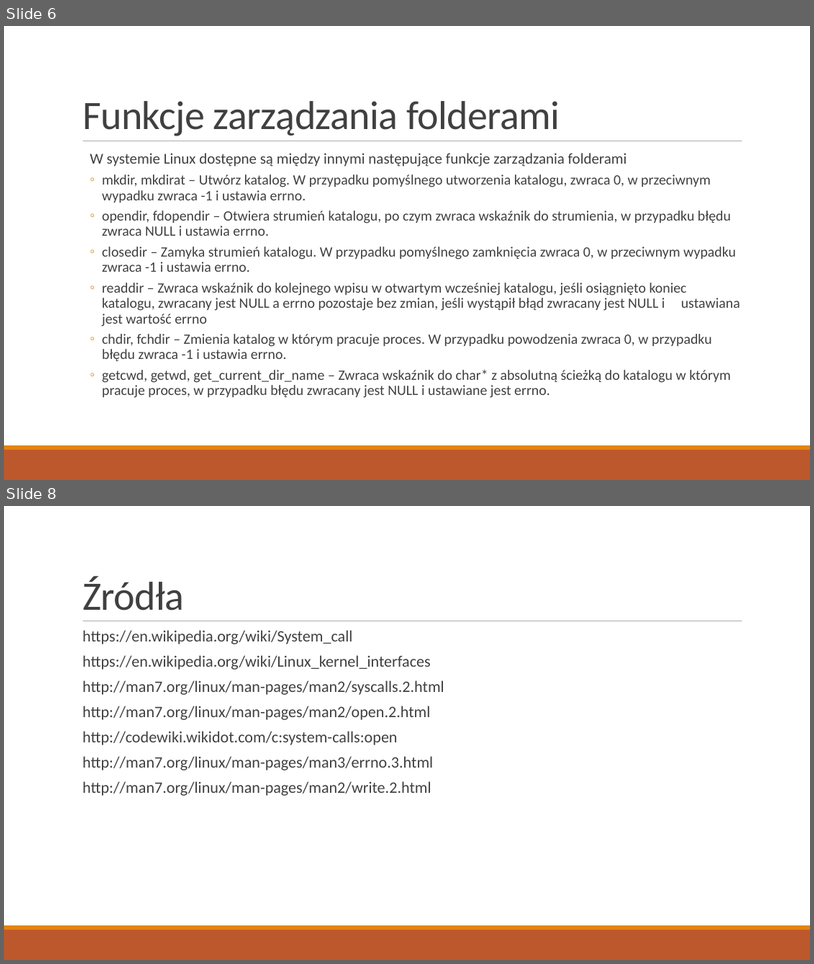
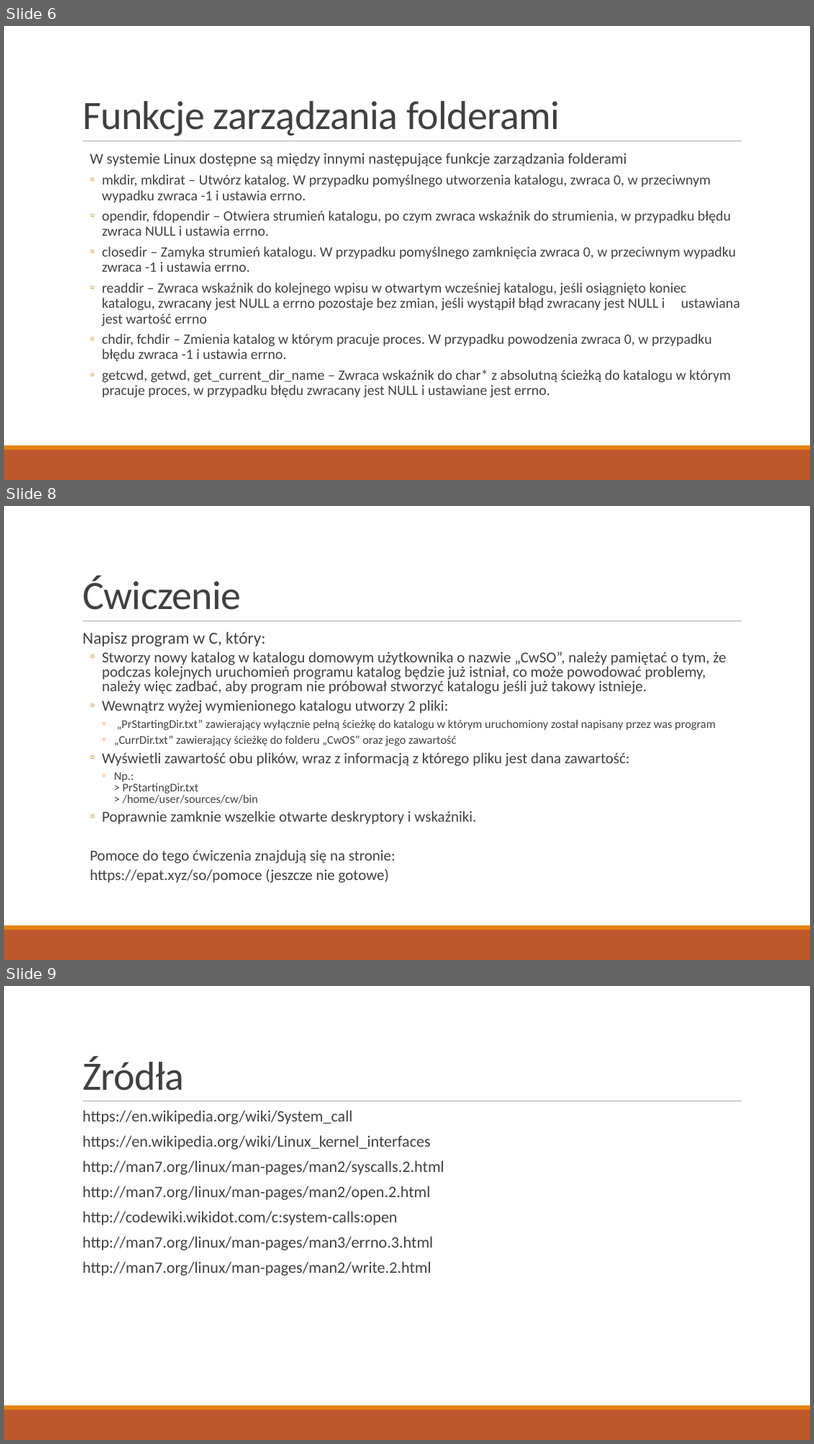
Before and after one commit to Epacik/ZaliczenieSystemowOperacyjnych, a slide deck: Projekt - Damian Kuśmierz.odp. Shown one above the other, each under a label of ours: slides 6 and 8 before the commit, slides 6, 8 and 9 after it; the slides between them are not shown. The pictures are 814x964 and 814x1444 pixels, drawn with LibreOffice and Linux fonts; fonts in the diff are those of the drawing. Boxes give left, top, right and bottom in pixels: in the first picture for what was removed or moved away, otherwise in the second. Text is boxed around its words. In the diff, an @@ line names an element or a change of style, - is before the commit and + after.

```diff
--- a/Projekt - Damian Kuśmierz.odp
+++ b/Projekt - Damian Kuśmierz.odp
@@ slide 8 added at (4, 506, 810, 960), background #FFFFFF; not listed: 3 template elements that a slide beside it also shows @@
@@ title added at (82, 576, 241, 610), 48 pt, text #404040 @@
+Ćwiczenie
@@ text added at (82, 632, 726, 883), 18 pt, text #404040 @@
+  Napisz program w C, który:
+  ◦ Stworzy nowy katalog w katalogu domowym użytkownika o nazwie „CwSO”, należy pamiętać o tym, że podczas kolejnych uruchomień programu katalog będzie już istniał, co może powodować problemy, należy więc zadbać, aby program nie próbował stworzyć katalogu jeśli już takowy istnieje.
+  ◦ Wewnątrz wyżej wymienionego katalogu utworzy 2 pliki:
+    ◦ „PrStartingDir.txt” zawierający wyłącznie pełną ścieżkę do katalogu w którym uruchomiony został napisany przez was program
+    ◦ „CurrDir.txt” zawierający ścieżkę do folderu „CwOS” oraz jego zawartość
+  ◦ Wyświetli zawartość obu plików, wraz z informacją z którego pliku jest dana zawartość:
+    ◦ Np.:
+      > PrStartingDir.txt
+      > /home/user/sources/cw/bin
+  ◦ Poprawnie zamknie wszelkie otwarte deskryptory i wskaźniki.
+  Pomoce do tego ćwiczenia znajdują się na stronie:
+  https://epat.xyz/so/pomoce (jeszcze nie gotowe)
@@ what was slide 8 is now slide 9 @@
```
Also in this commit, not shown: 1 slide changed, 2 other slides added, 2 slides removed, 3 other files.
